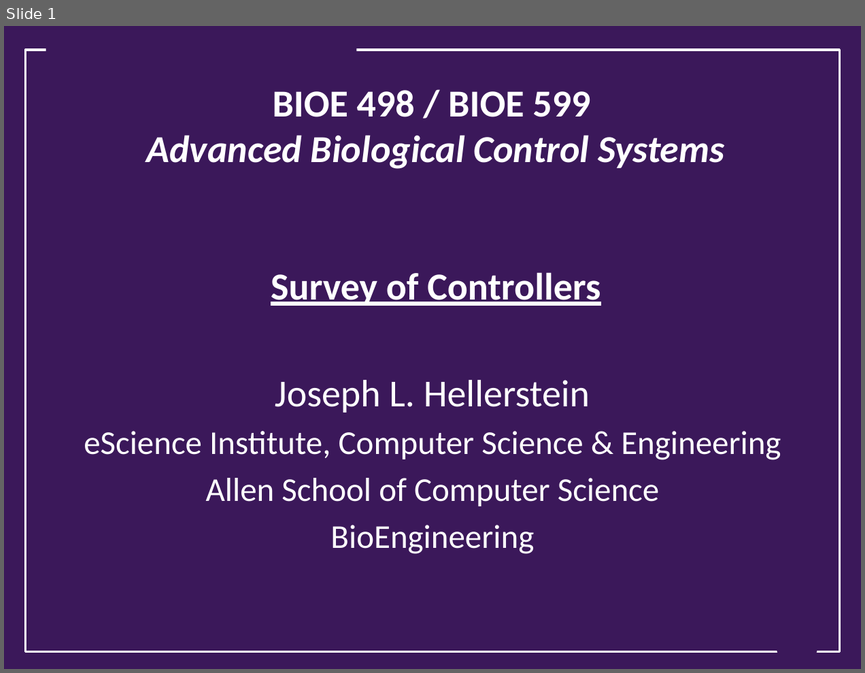
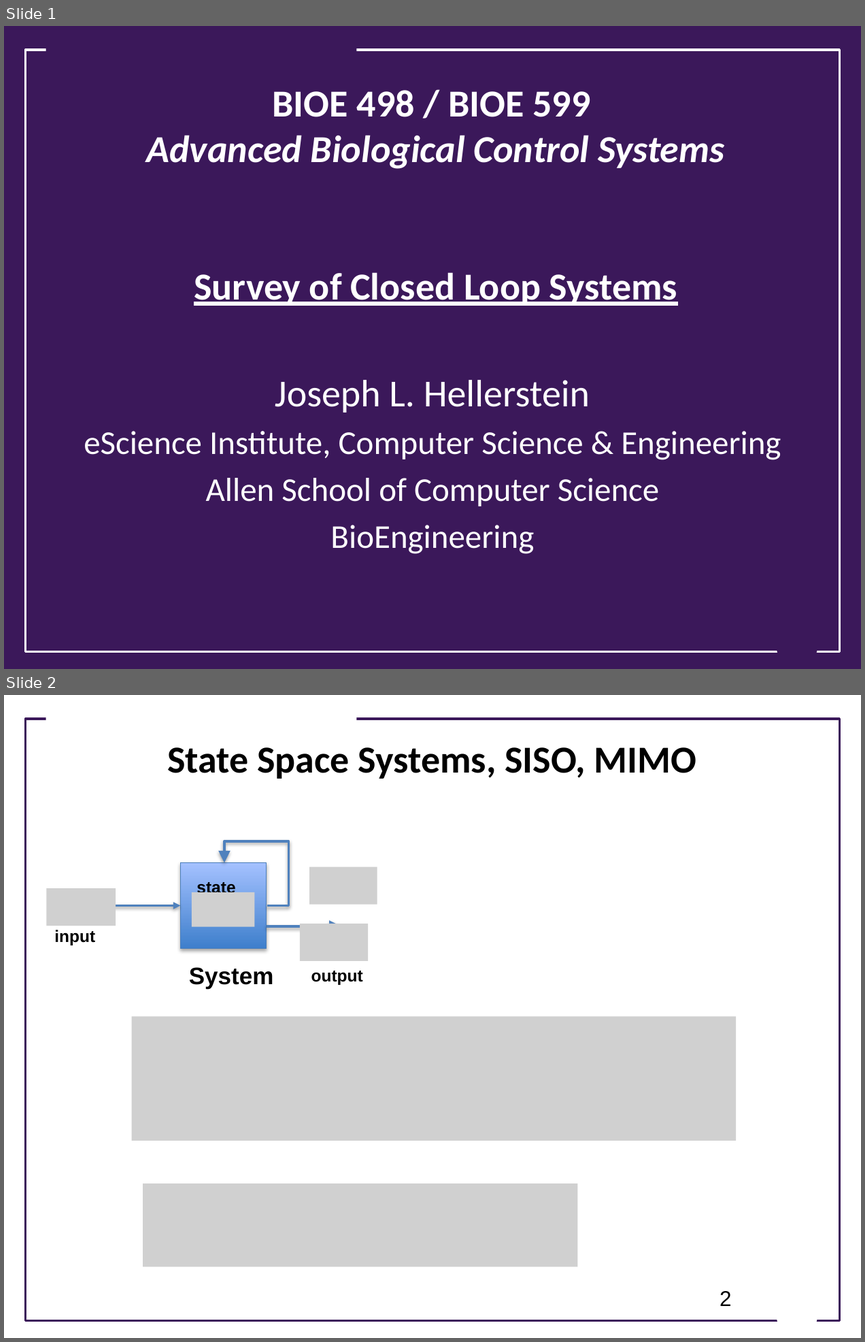
Before and after one commit to joseph-hellerstein/advanced-controls-lectures, a slide deck: Lecture_26-Survey-Of-Closed-Loop-Systems/Survey-Of-Closed-Loop-Systems.pptx. Shown one above the other, each under a label of ours: slide 1 before the commit, slides 1 and 2 after it. The pictures are 865x673 and 865x1342 pixels, drawn with LibreOffice and Linux fonts; fonts in the diff are those of the drawing; grey boxes stand for pictures; background and template pictures are left out. Boxes give left, top, right and bottom in pixels: in the first picture for what was removed or moved away, otherwise in the second. Text is boxed around its words. In the diff, an @@ line names an element or a change of style, - is before the commit and + after.

```diff
--- a/Lecture_26-Survey-Of-Closed-Loop-Systems/Survey-Of-Closed-Loop-Systems.pptx
+++ b/Lecture_26-Survey-Of-Closed-Loop-Systems/Survey-Of-Closed-Loop-Systems.pptx
@@ slide 2 added at [4, 695, 861, 1338], background #FFFFFF @@
@@ rectangle added at [46, 709, 356, 730], fill #FFFFFF @@
@@ rectangle added at [26, 719, 839, 1321], outline #3B185A 1.75 pt @@
@@ title added at [167, 747, 697, 779], 32 pt, text #000000, bold @@
+State Space Systems, SISO, MIMO
@@ group added at [192, 841, 377, 926]: 2 pictures, 1 elbow arrow, 1 text @@
+state
@@ group added at [46, 863, 368, 989]: 3 texts, 2 arrows, 2 pictures, 1 rectangle @@
+input
+output
+System
@@ picture added at [132, 1016, 736, 1140] @@
@@ picture added at [143, 1183, 577, 1266] @@
@@ page number added at [719, 1291, 732, 1306], 18 pt, text #000000 @@
+2
@@ trapezoid added at [769, 1289, 824, 1327], fill #FFFFFF @@
@@ slide 1 changed as well @@
@@ title at [147, 90, 724, 305]: text changed @@
-BIOE 498 / BIOE 599
-Advanced Biological Control Systems
-Survey of Controllers
+BIOE 498 / BIOE 599
+Advanced Biological Control Systems
+Survey of Closed Loop Systems
```
Also in this commit, not shown: 1 other slide changed, 9 other slides added.
